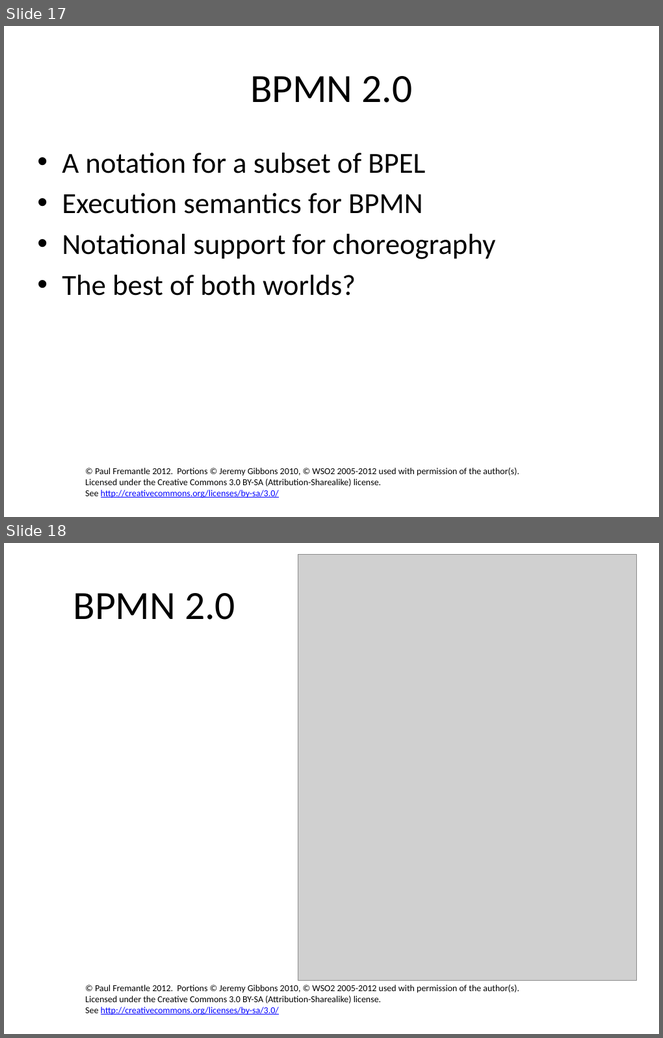
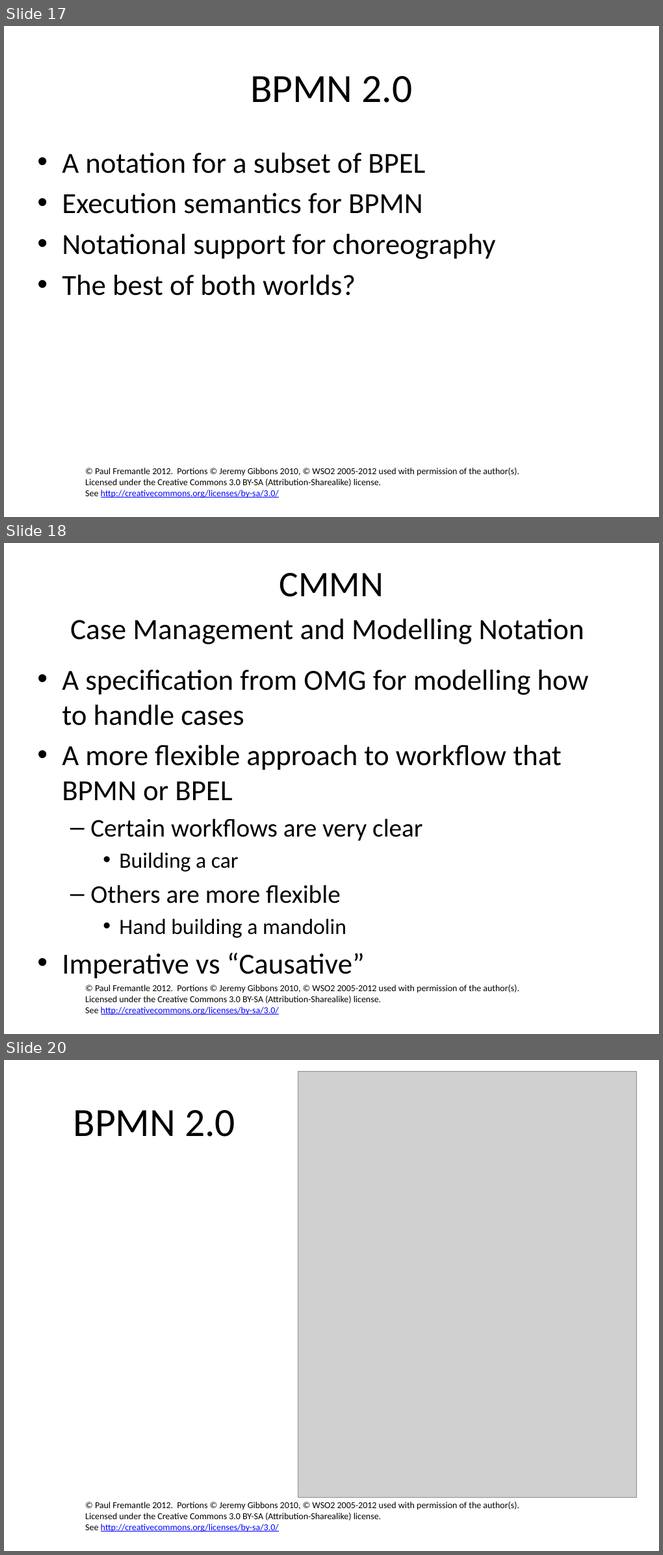
Before and after one commit to pzfreo/ox-soa-old, a slide deck: presentations/source/12-Composition.pptx. Shown one above the other, each under a label of ours: slides 17 and 18 before the commit, slides 17, 18 and 20 after it; the slides between them are not shown. The pictures are 663x1038 and 663x1555 pixels, drawn with LibreOffice and Linux fonts; fonts in the diff are those of the drawing; grey boxes stand for pictures; background and template pictures are left out. Boxes give left, top, right and bottom in pixels: in the first picture for what was removed or moved away, otherwise in the second. Text is boxed around its words. In the diff, an @@ line names an element or a change of style, - is before the commit and + after.

```diff
--- a/presentations/source/12-Composition.pptx
+++ b/presentations/source/12-Composition.pptx
@@ slide 18 added at <box>4,543,659,1034</box>, background #FFFFFF; not listed: 1 template element that a slide beside it also shows @@
@@ title added at <box>70,573,584,644</box>, 32.4 pt, text #000000 @@
+CMMN
+Case Management and Modelling Notation
@@ text added at <box>62,670,589,979</box>, 32 pt, text #000000 @@
+• A specification from OMG for modelling how to handle cases
+• A more flexible approach to workflow that BPMN or BPEL
+  – Certain workflows are very clear
+    • Building a car
+  – Others are more flexible
+    • Hand building a mandolin
+• Imperative vs “Causative”
@@ what was slide 18 is now slide 20 @@
```
Also in this commit, not shown: 2 slides changed, 18 other slides added, 7 slides removed, 49 other files.
